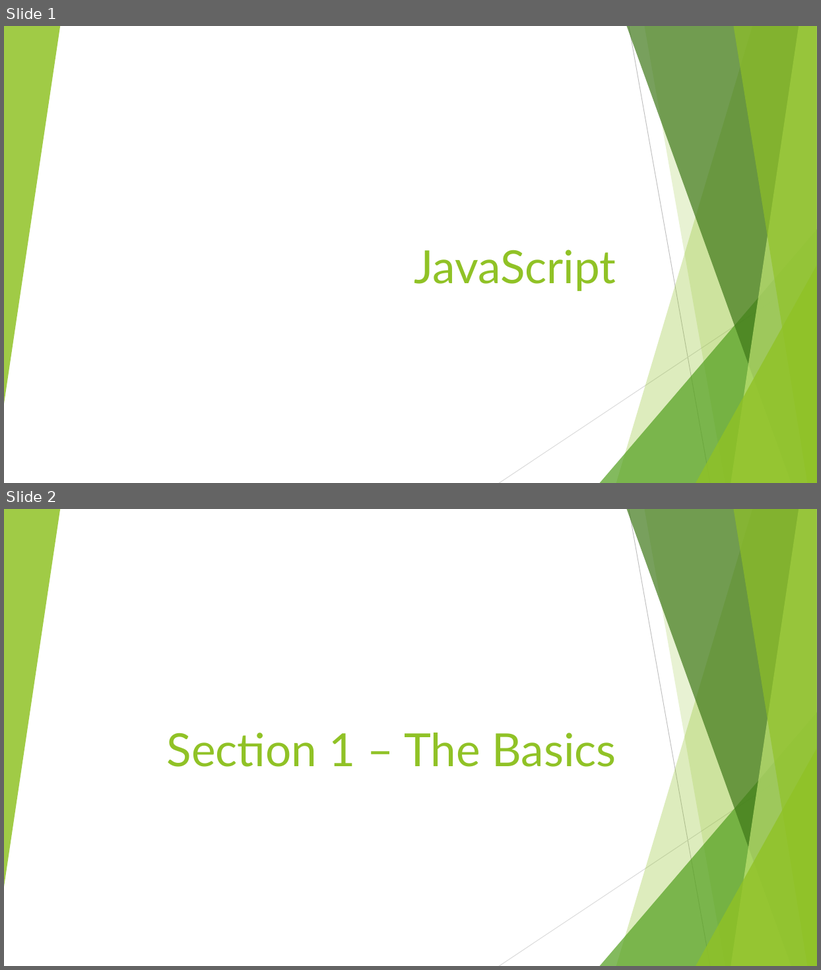
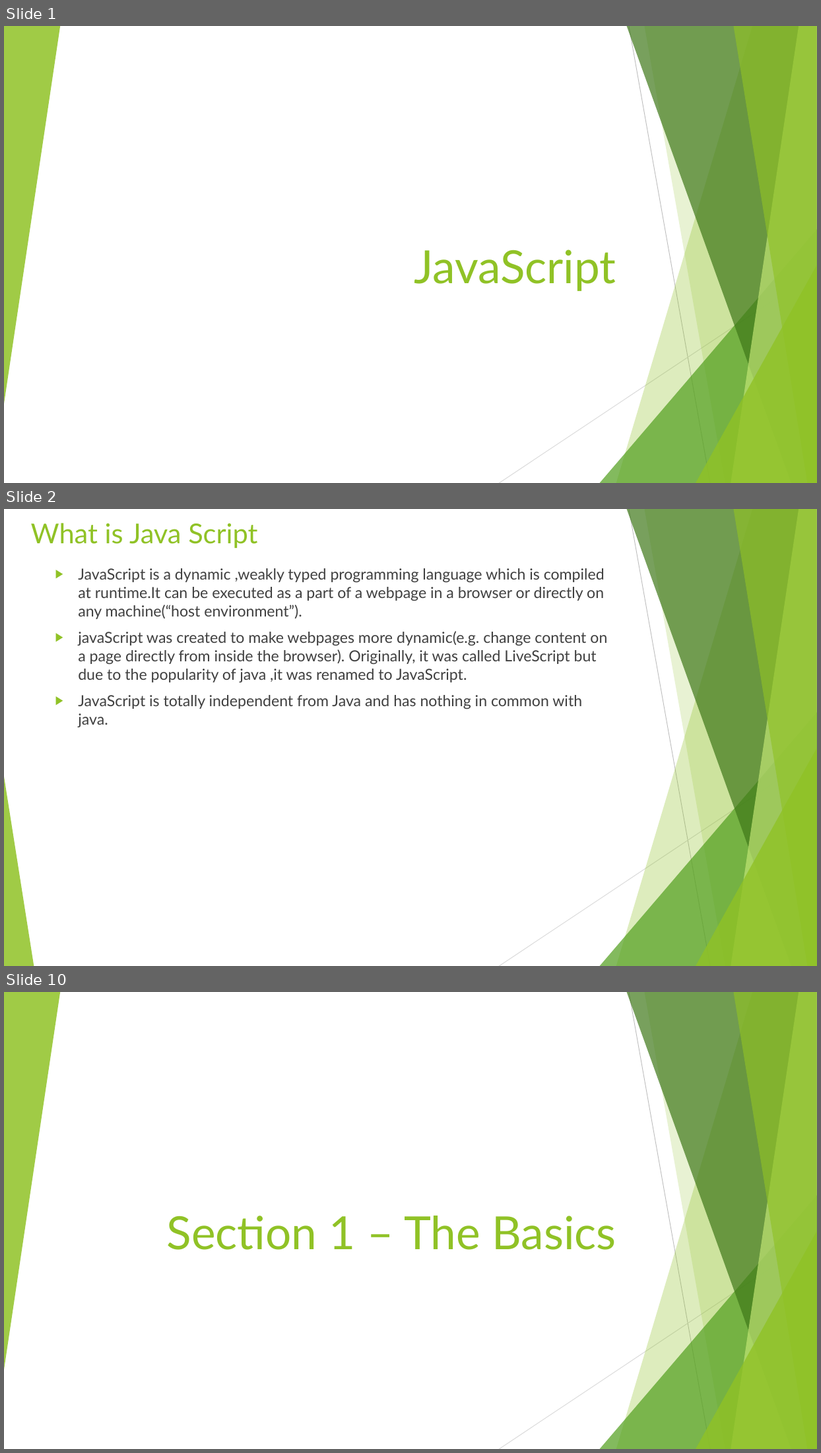
Before and after one commit to rudhrainfogain/JavaScript, a slide deck: PPT/JavaScriptTraining.pptx. Shown one above the other, each under a label of ours: slides 1 and 2 before the commit, slides 1, 2 and 10 after it; the slides between them are not shown. The pictures are 821x970 and 821x1453 pixels, drawn with LibreOffice and Linux fonts; fonts in the diff are those of the drawing. Boxes give left, top, right and bottom in pixels: in the first picture for what was removed or moved away, otherwise in the second. Text is boxed around its words. In the diff, an @@ line names an element or a change of style, - is before the commit and + after.

```diff
--- a/PPT/JavaScriptTraining.pptx
+++ b/PPT/JavaScriptTraining.pptx
@@ slide 2 added at box(4, 509, 817, 966), background #FFFFFF; not listed: 9 template elements that a slide beside it also shows @@
@@ title added at box(31, 523, 257, 548), 32.4 pt, text #90C226 @@
+What is Java Script
@@ text added at box(78, 568, 607, 727), 18 pt, text #404040 @@
+▶ JavaScript is a dynamic ,weakly typed programming language which is compiled at runtime.It can be executed as a part of a webpage in a browser or directly on any machine(“host environment”).
+▶ javaScript was created to make webpages more dynamic(e.g. change content on a page directly from inside the browser). Originally, it was called LiveScript but due to the popularity of java ,it was renamed to JavaScript.
+▶ JavaScript is totally independent from Java and has nothing in common with java.
@@ triangle added at box(4, 777, 34, 966), fill #90C226 at 85% opacity @@
@@ what was slide 2 is now slide 10 @@
```
Also in this commit, not shown: 14 other slides added, 2 other files.
